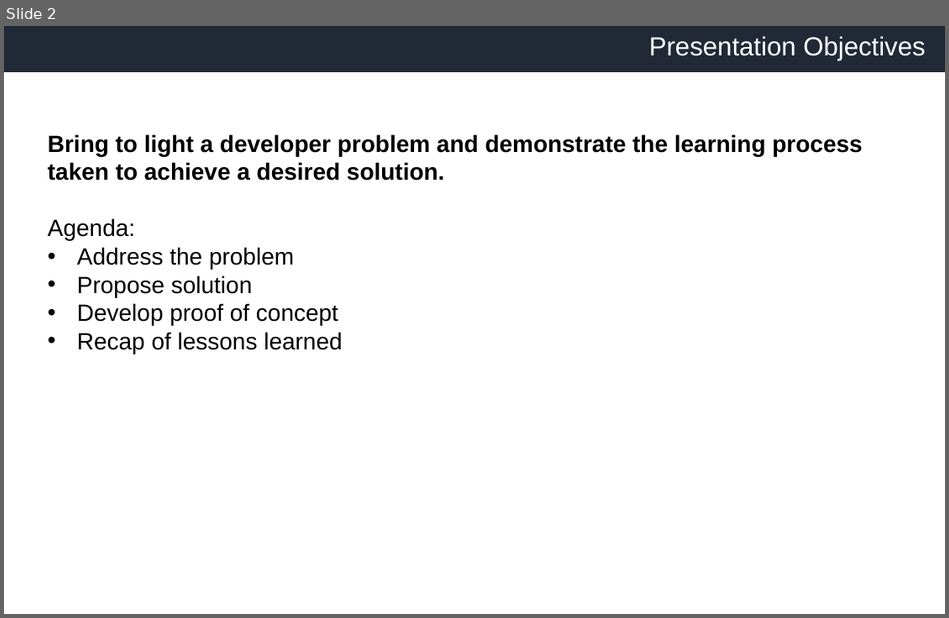
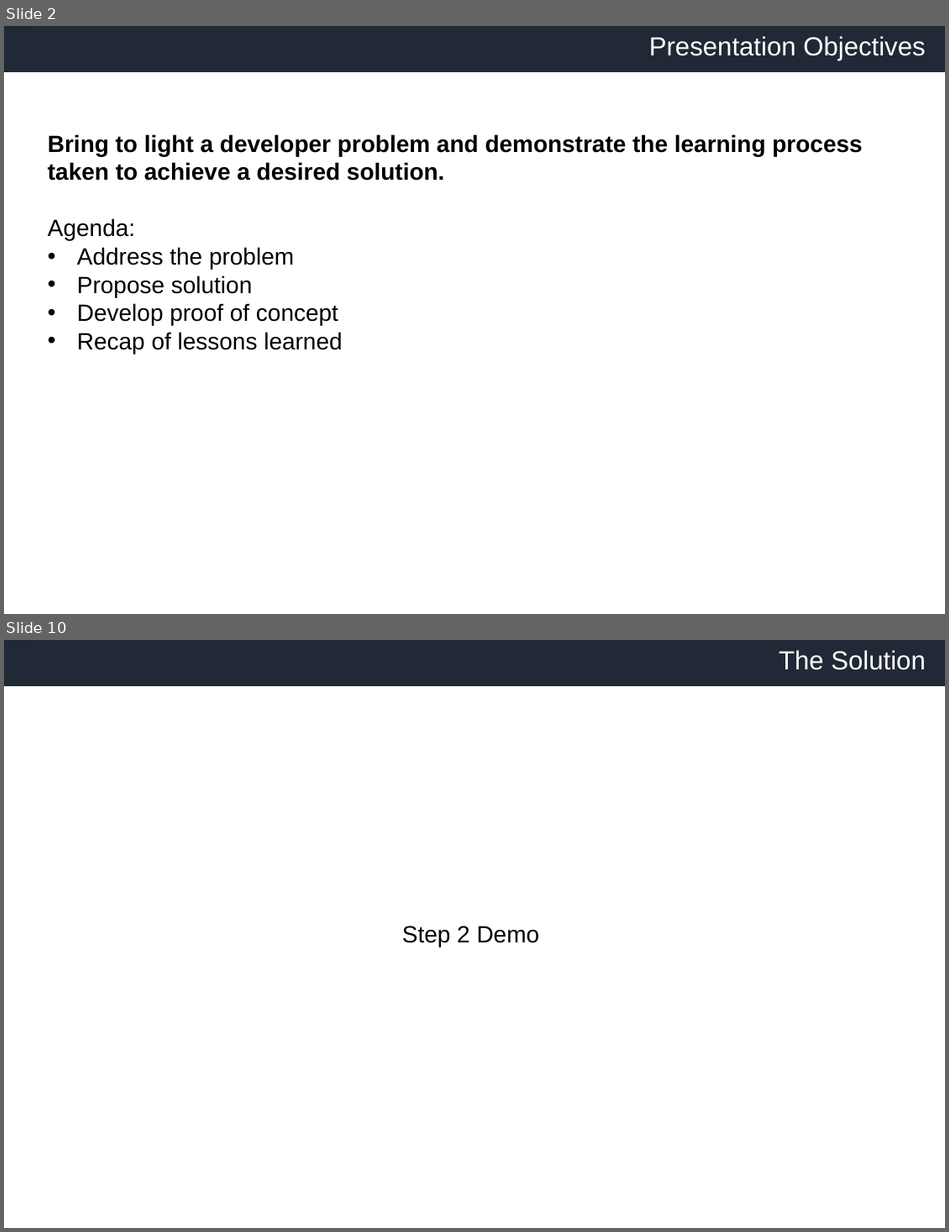
Before and after one commit to slomangino123/load-balanced-services, a slide deck: presentation.pptx. Shown one above the other, each under a label of ours: slide 2 before the commit, slides 2 and 10 after it; the slides between them are not shown. The pictures are 949x618 and 949x1232 pixels, drawn with LibreOffice and Linux fonts; fonts in the diff are those of the drawing; background and template pictures are left out. Boxes give left, top, right and bottom in pixels: in the first picture for what was removed or moved away, otherwise in the second. Text is boxed around its words. In the diff, an @@ line names an element or a change of style, - is before the commit and + after.

```diff
--- a/presentation.pptx
+++ b/presentation.pptx
@@ slide 10 added at [4,640,945,1228], background #FFFFFF; not listed: 2 template elements that a slide beside it also shows @@
@@ text added at [778,650,925,670], 20 pt, text #FFFFFF @@
+The Solution
@@ text added at [402,926,540,947], 18 pt, text #000000 @@
+Step 2 Demo
```
Also in this commit, not shown: 4 slides changed, 13 other slides added.
